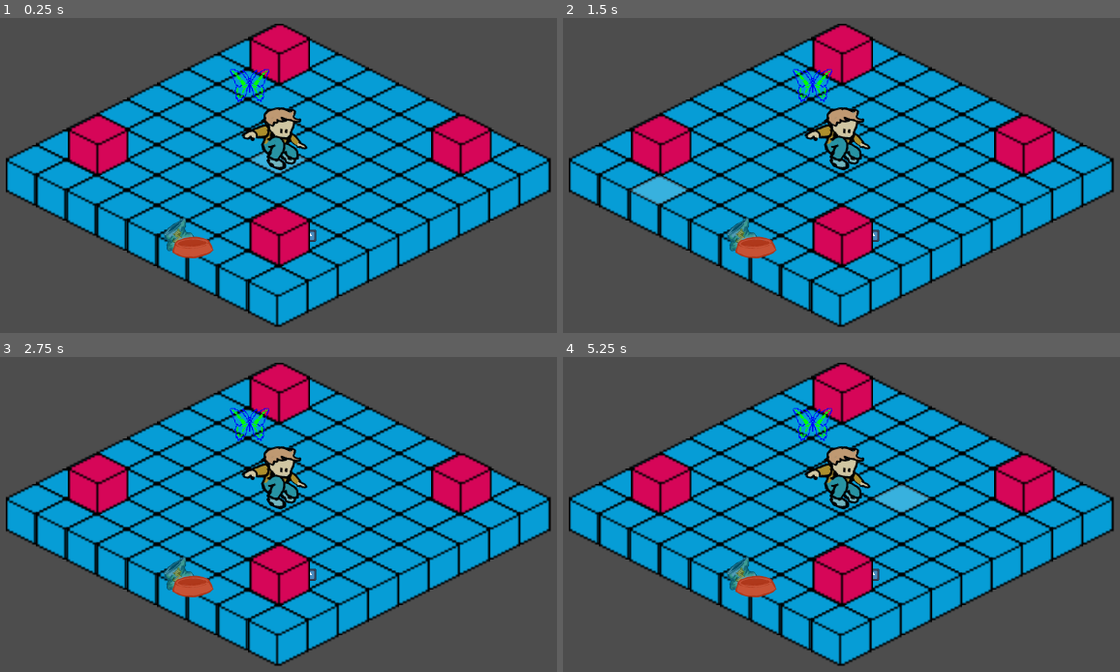
Above: before the commit, frames 1-4 (two rows, left to right).
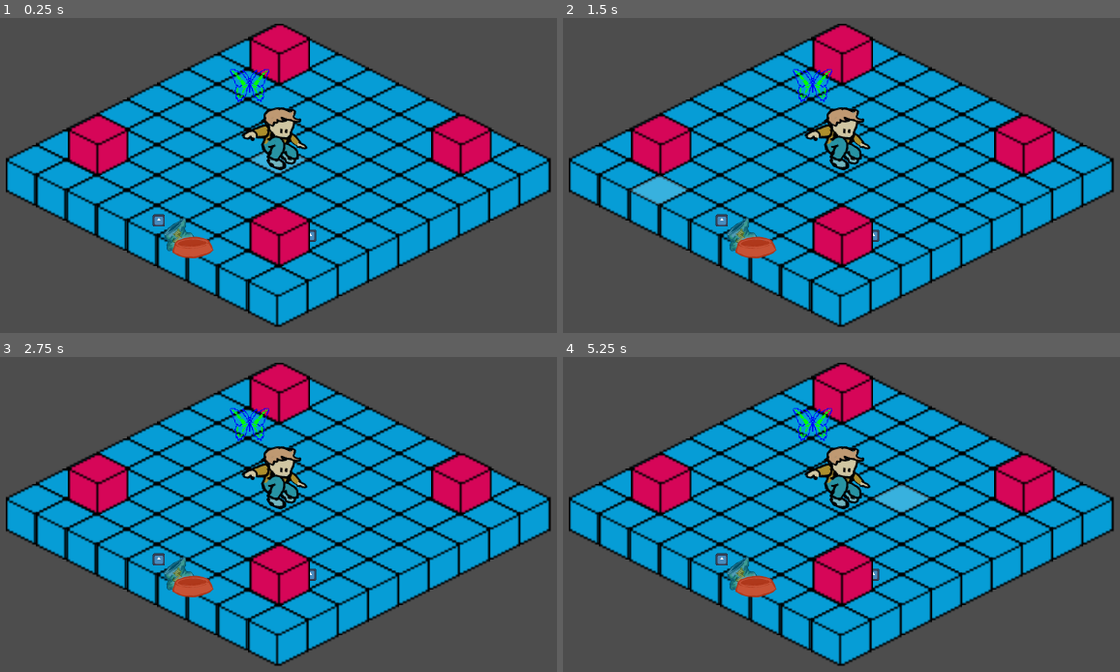
Above: after the commit, the same moments.

Repository: remimorvan/isometric-reverse-heist-simulator-2000
Game: Godot game, scene res://scenes/main.tscn
Same seed, same stepped clock (60 frames per second), same inputs: the game is played once before the commit and once after it. The engine's default icon, where the game draws it, is replaced by a stand-in: a white triangle on a blue panel in a dark square.
Inputs (mouse positions are in pixels of both pictures, inside the frame that each line leads up to):
- Up to frame 1 (0.25 s): no input
- Up to frame 2 (1.5 s): tap Enter at 0.5 s; move the mouse to (1014, 128) at 0.52 s; click (1014, 128) at 0.67 s; tap Space at 1.25 s; move the mouse to (685, 191) at 1.27 s; click (685, 191) at 1.42 s
- Up to frame 3 (2.75 s): tap Enter at 2 s; move the mouse to (356, 366) at 2.02 s; click (356, 366) at 2.17 s
- Up to frame 4 (5.25 s): tap Space at 2.75, 4.25 s; move the mouse to (802, 621) at 2.77 s; click (802, 621) at 2.92 s; tap Enter at 3.5 s; move the mouse to (1075, 590) at 3.52 s; click (1075, 590) at 3.67 s; move the mouse to (613, 407) at 4.27 s; click (613, 407) at 4.42 s; move the mouse to (880, 498) at 5.02 s; click (880, 498) at 5.17 s

The runs differ from the first frame. In frame 1, less than 0.1% of the frame differs, in the area x 27-30%, y 62-67%; in frame 2, less than 0.1%; in frame 3, less than 0.1%; in frame 4, less than 0.1%.

Commit message:
dog eating position

Diff:
--- /dev/null
+++ b/scenes/dog_eating_position.tscn
@@ -0,0 +1,22 @@
+[gd_scene load_steps=4 format=3 uid="uid://c5wpxfi4qnx80"]
+
+[ext_resource type="Script" uid="uid://cgudol4kdp7dn" path="res://scripts/dog_eating_position.gd" id="1_jknnc"]
+[ext_resource type="Texture2D" uid="uid://cb2rbd5nykaxi" path="res://icon.svg" id="2_ttcep"]
+
+[sub_resource type="CircleShape2D" id="CircleShape2D_fg8xd"]
+radius = 65.0
+
+[node name="DogEatingPosition" type="Node2D"]
+y_sort_enabled = true
+script = ExtResource("1_jknnc")
+
+[node name="CharacterBody2D" type="CharacterBody2D" parent="."]
+y_sort_enabled = true
+
+[node name="Sprite2D" type="Sprite2D" parent="CharacterBody2D"]
+y_sort_enabled = true
+texture = ExtResource("2_ttcep")
+
+[node name="CollisionShape2D" type="CollisionShape2D" parent="CharacterBody2D"]
+y_sort_enabled = true
+shape = SubResource("CircleShape2D_fg8xd")
--- /dev/null
+++ b/scenes/game_object.tscn
@@ -0,0 +1,22 @@
+[gd_scene load_steps=4 format=3 uid="uid://yfay240e8kji"]
+
+[ext_resource type="Script" uid="uid://df83k53xgatl3" path="res://scripts/wouaf.gd" id="1_p14l7"]
+[ext_resource type="Texture2D" uid="uid://cb2rbd5nykaxi" path="res://icon.svg" id="2_5su70"]
+
+[sub_resource type="CircleShape2D" id="CircleShape2D_fg8xd"]
+radius = 65.0
+
+[node name="DogEatingPosition" type="Node2D"]
+y_sort_enabled = true
+script = ExtResource("1_p14l7")
+
+[node name="CharacterBody2D" type="CharacterBody2D" parent="."]
+y_sort_enabled = true
+
+[node name="Sprite2D" type="Sprite2D" parent="CharacterBody2D"]
+y_sort_enabled = true
+texture = ExtResource("2_5su70")
+
+[node name="CollisionShape2D" type="CollisionShape2D" parent="CharacterBody2D"]
+y_sort_enabled = true
+shape = SubResource("CircleShape2D_fg8xd")
--- a/scenes/main.tscn
+++ b/scenes/main.tscn
@@ -6,8 +6,8 @@
 [ext_resource type="Script" uid="uid://xth84ey1qovn" path="res://scripts/game_object_handler.gd" id="3_tefeu"]
 [ext_resource type="PackedScene" uid="uid://d2xw0bduor5xm" path="res://scenes/wouaf.tscn" id="4_jyhfs"]
 [ext_resource type="PackedScene" uid="uid://cjajyodhkxglj" path="res://scenes/dog_bowl.tscn" id="4_tipki"]
-[ext_resource type="Script" uid="uid://627utnhqsmd8" path="res://scripts/dog_bowl.gd" id="5_tipki"]
 [ext_resource type="PackedScene" uid="uid://bi8gdwd2ggyhy" path="res://scenes/chair.tscn" id="6_tefeu"]
+[ext_resource type="PackedScene" uid="uid://c5wpxfi4qnx80" path="res://scenes/dog_eating_position.tscn" id="8_tipki"]
 
 [node name="main" type="Node2D"]
 y_sort_enabled = true
@@ -19,12 +19,11 @@
 y_sort_enabled = true
 script = ExtResource("3_tefeu")
 
-[node name="DogBawl" parent="TileMaps/GameObjectHandler" instance=ExtResource("4_tipki")]
+[node name="DogBowl" parent="TileMaps/GameObjectHandler" instance=ExtResource("4_tipki")]
 z_index = 1
 y_sort_enabled = true
 position = Vector2(-50, 33)
 scale = Vector2(0.06, 0.06)
-script = ExtResource("5_tipki")
 
 [node name="Chien" parent="TileMaps/GameObjectHandler" instance=ExtResource("4_jyhfs")]
 z_index = 1
@@ -40,5 +39,9 @@
 z_index = 1
 scale = Vector2(0.1, 0.1)
 
+[node name="DogEatingPosition" parent="TileMaps/GameObjectHandler" instance=ExtResource("8_tipki")]
+position = Vector2(-65, 32)
+scale = Vector2(0.05, 0.05)
+
 [node name="Camera2D" type="Camera2D" parent="TileMaps"]
 zoom = Vector2(5, 5)
--- a/scripts/GameObject.gd
+++ b/scripts/GameObject.gd
@@ -15,6 +15,10 @@
 func is_done() -> bool:
 	return true
 
+# Does this object prevent the player from being on the same tile?
+func occupies_space() -> bool:
+	return true
+
 func is_interactable(player_position: Vector2i) -> bool:
 	return false
 
--- a/scripts/dog_bowl.gd
+++ b/scripts/dog_bowl.gd
@@ -15,17 +15,17 @@
 const nb_turns_until_empty = 13
 var state = 0; # How many turns left until empty
 
-var full_bawl: Resource
-var semi_full_bawl: Resource
-var semi_empty_bawl: Resource
-var empty_bawl: Resource
+var full_bowl: Resource
+var semi_full_bowl: Resource
+var semi_empty_bowl: Resource
+var empty_bowl: Resource
 
 # Called when the node enters the scene tree for the first time.
 func _ready() -> void:
-	full_bawl = load("res://assets/level/gamelle/gamelle-1.png")
-	semi_full_bawl = load("res://assets/level/gamelle/gamelle-2.png")
-	semi_empty_bawl = load("res://assets/level/gamelle/gamelle-3.png")
-	empty_bawl = load("res://assets/level/gamelle/gamelle-4.png")
+	full_bowl = load("res://assets/level/gamelle/gamelle-1.png")
+	semi_full_bowl = load("res://assets/level/gamelle/gamelle-2.png")
+	semi_empty_bowl = load("res://assets/level/gamelle/gamelle-3.png")
+	empty_bowl = load("res://assets/level/gamelle/gamelle-4.png")
 	var current_tile = layer0.local_to_map(global_position)
 	global_position = layer0.map_to_local(current_tile)
 
@@ -35,19 +35,19 @@
 
 func get_texture() -> Resource:
 	if state == 0:
-		return empty_bawl
+		return empty_bowl
 	if state <= 4:
-		return semi_empty_bawl
+		return semi_empty_bowl
 	if state <= 9:
-		return semi_full_bawl
-	return full_bawl
+		return semi_full_bowl
+	return full_bowl
 
 func update_sprite() -> void:
 	sprite.texture = get_texture()
 
 func play(time: int):
 	if state > 0:
-		print("> Todo: play() of dog_bawl. Play sound and empty only if dog is adjacent.")
+		print("> Todo: play() of dog_bowl. Play sound and empty only if dog is adjacent.")
 		state -= 1
 		update_sprite()
 
--- /dev/null
+++ b/scripts/dog_eating_position.gd
@@ -0,0 +1,27 @@
+extends GameObject
+
+@onready var layer0: TileMapLayer = $"../../Layer0"
+
+# Called when the node enters the scene tree for the first time.
+func _ready() -> void:
+	var current_tile = layer0.local_to_map(global_position)
+	global_position = layer0.map_to_local(current_tile)
+
+# Called every frame. 'delta' is the elapsed time since the previous frame.
+func _process(delta: float) -> void:
+	pass
+
+func play(time: int):
+	pass
+
+func is_interactable(player_position: Vector2i) -> bool:
+	return false
+
+func occupies_space() -> bool:
+	return false
+
+func highlight() -> void:
+	pass
+
+func unhighlight() -> void:
+	pass
--- a/scripts/game_object_handler.gd
+++ b/scripts/game_object_handler.gd
@@ -24,14 +24,12 @@
 func occupied_tiles() -> Array:
 	var layer1_tiles = layer1.get_used_cells()
 	var objects = get_children()
+	objects = objects.filter(func(x): x.occupies_space())
 	return layer1_tiles + objects.map(tile_of_object)
 
 func occupied_tiles_but_obj(obj) -> Array:
-	var layer1_tiles = layer1.get_used_cells()
-	var siblings = []
-	var objects = get_children().filter(
-		func(c): return layer0.local_to_map(c.global_position) != layer0.local_to_map(obj.global_position))
-	return layer1_tiles + objects.map(tile_of_object)
+	var tiles = occupied_tiles()
+	return tiles.filter(func(x): x != tile_of_object(obj))
 
 func is_tile_valid(tile: Vector2i) -> bool:
 	return tile in layer0.get_used_cells()
--- a/scripts/wouaf.gd
+++ b/scripts/wouaf.gd
@@ -7,8 +7,11 @@
 
 var target_position: Vector2
 var is_moving: bool = false
+var dog_eating_position: Vector2i
 
 @onready var layer0: TileMapLayer = $"../../Layer0"
+@onready var game_object_handler: Node = $"../"
+@onready var dog_eating_position_obj: GameObject = $"../DogEatingPosition"
 
 func play(tour_nb) -> void:
 	print("> Todo: play() of wouaf. Go to bawl if full.")
@@ -68,6 +71,8 @@
 	# Snap initial position to tile center
 	var current_tile = layer0.local_to_map(global_position)
 	global_position = layer0.map_to_local(current_tile)
+	#dog_eating_position = game_object_handler.tile_of_object(dog_eating_position_obj)
+	#print("[Dog] Dog eating position:", dog_eating_position)
 	#print("Player initial position (snapped to center): ", global_position)
 	#var cylic_path: PackedVector2Array
 	#cyclic_path = []
Not shown, added: scripts/dog_eating_position.gd.uid
